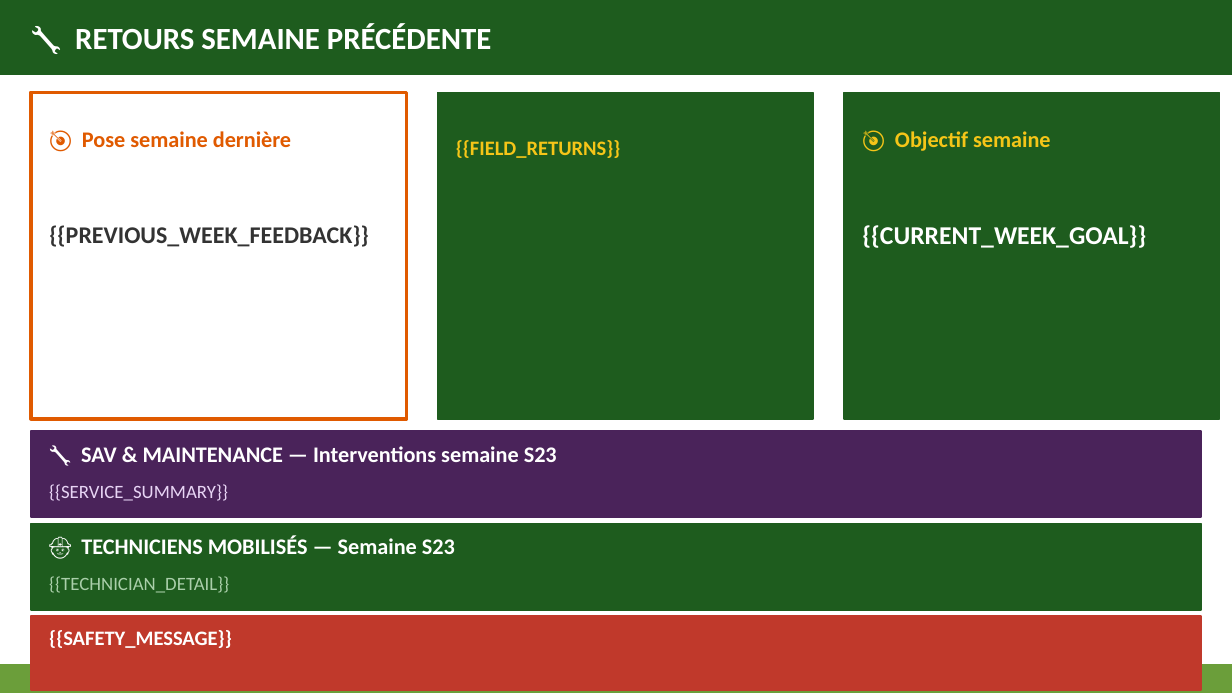
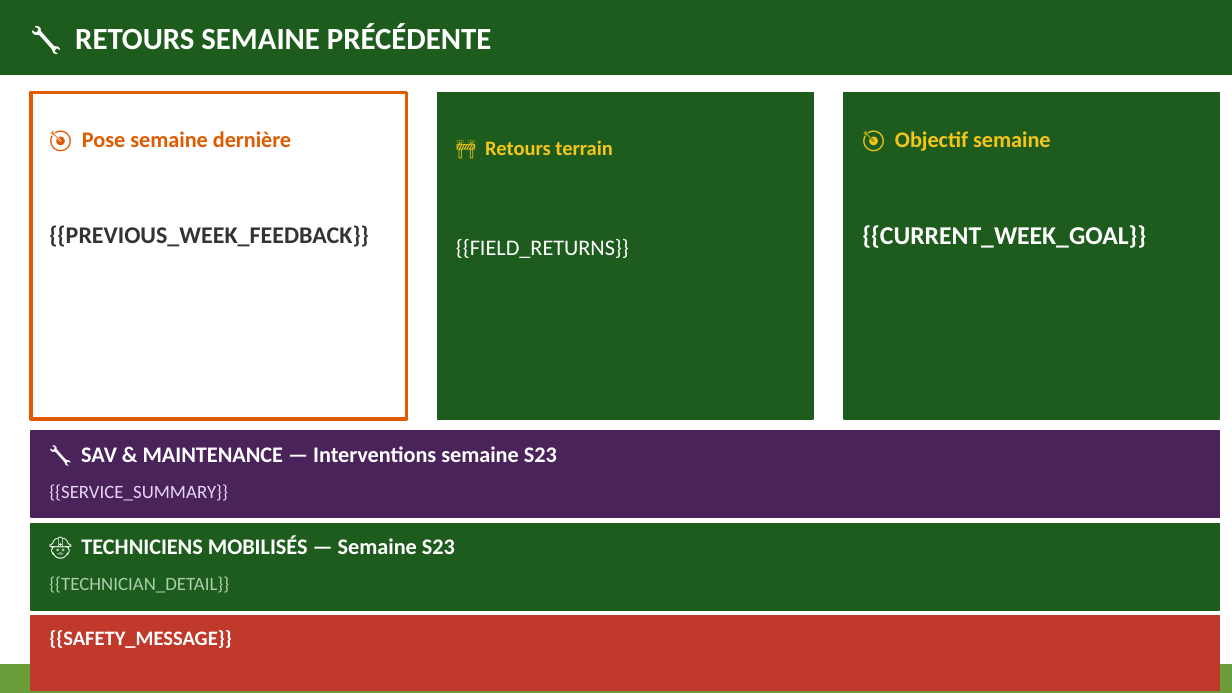
Before and after one commit to mapiolca/saweeklyreport, a slide deck: slide 3 of doctemplates/saweeklyreport/weekly_report_standard.pptx. Drawn at 1232x693 pixels with LibreOffice and Linux fonts; fonts in the diff are those of the drawing. Boxes give left, top, right and bottom in pixels: in the first picture for what was removed or moved away, otherwise in the second. Text is boxed around its words. In the diff, an @@ line names an element or a change of style, - is before the commit and + after.

Commit message:
Adjust PPTX template and update Changelog
Add ChangeLog entry and replace the standard PPTX template. The PowerPoint template was updated to set the slide title to “Retours terrain” and to align the right borders of the lower blocks; ChangeLog.md was updated to document this adjustment. Files changed: ChangeLog.md, doctemplates/saweeklyreport/weekly_report_standard.pptx.

```diff
--- a/doctemplates/saweeklyreport/weekly_report_standard.pptx
+++ b/doctemplates/saweeklyreport/weekly_report_standard.pptx
@@ text added at [485,140,612,155], 12 pt, text #F5C518, bold @@
+🚧 Retours terrain
@@ text "{{FIELD_RETURNS}}": place and size @@
-text "{{FIELD_RETURNS}}" at [456,140,621,158]
+text "{{FIELD_RETURNS}}" at [456,239,629,258]
@@ text "{{FIELD_RETURNS}}" at [456,239,629,258]: size 12 to 13 pt, text colour #F5C518 to #FFFFFF, bold off @@
@@ rectangle: place and size @@
-rectangle at [31,431,1201,517]
+rectangle at [31,431,1220,517]
@@ rectangle: place and size @@
-rectangle at [31,524,1201,610]
+rectangle at [31,524,1220,610]
@@ rectangle: place and size @@
-rectangle at [31,616,1201,690]
+rectangle at [31,616,1220,690]
```
Also in this commit, not shown: 1 other file.
